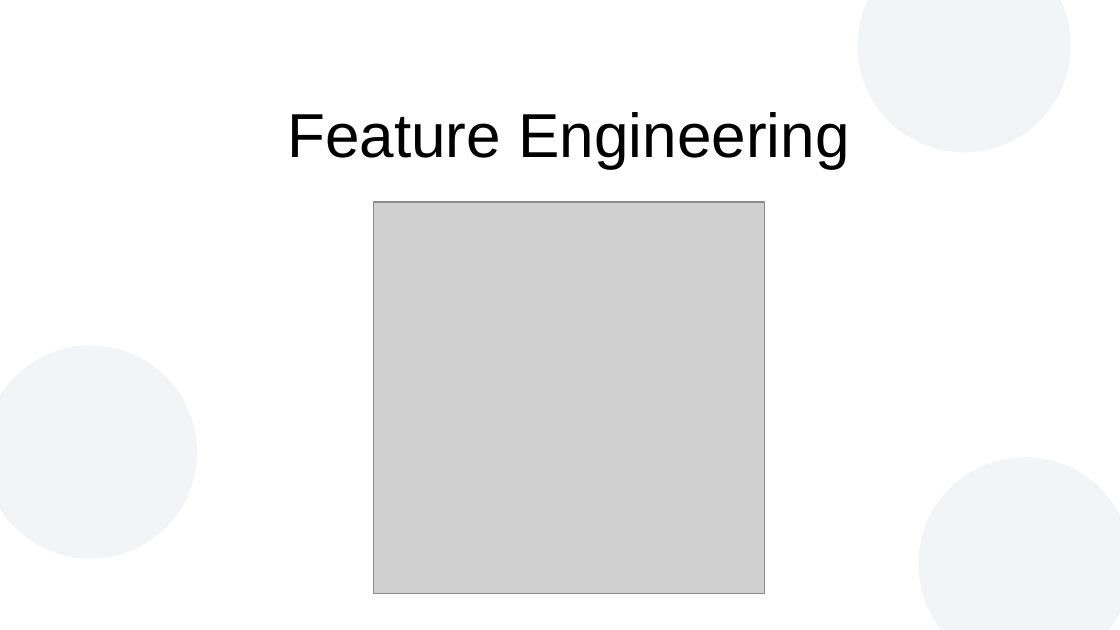
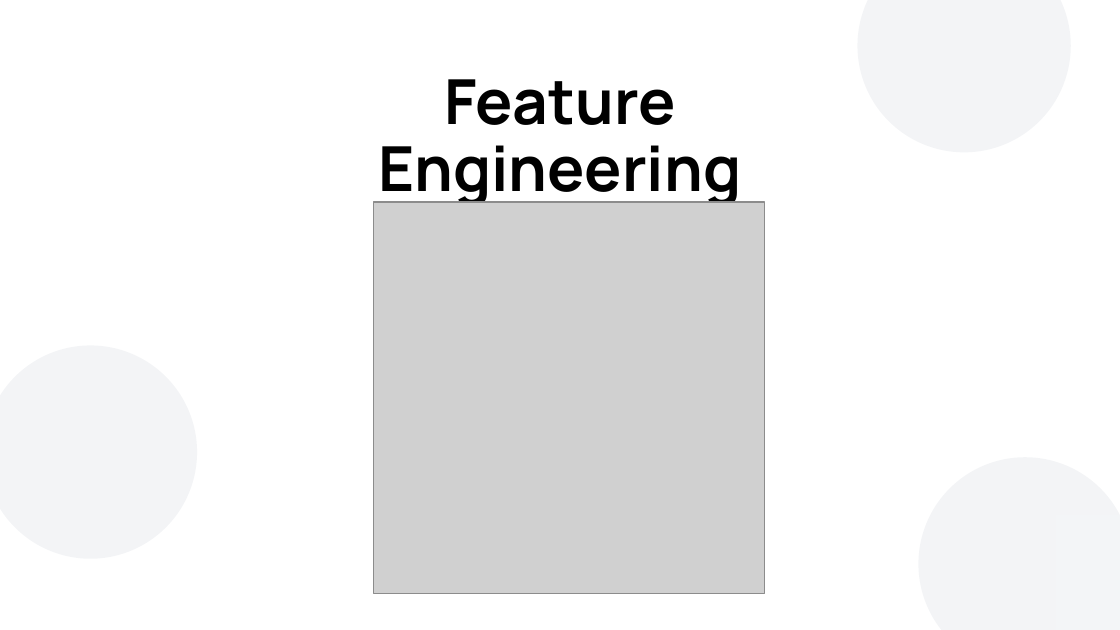
Before and after one commit to atfortes/Repeat-Buyers-Prediction, a slide deck: slide 9 of final_presentation.pptx. Drawn at 1120x630 pixels with LibreOffice and Linux fonts; fonts in the diff are those of the drawing; grey boxes stand for pictures; background and template pictures are left out. Boxes give left, top, right and bottom in pixels: in the first picture for what was removed or moved away, otherwise in the second. Text is boxed around its words. In the diff, an @@ line names an element or a change of style, - is before the commit and + after.

```diff
--- a/final_presentation.pptx
+++ b/final_presentation.pptx
@@ title "Feature Engineering": place and size @@
-title "Feature Engineering" at (287, 112, 849, 168)
+title "Feature Engineering" at (378, 79, 741, 208)
@@ title "Feature Engineering" at (378, 79, 741, 208): font Arial to Manrope, bold on @@
```
Also in this commit, not shown: 24 other slides changed, 1 slide added.
